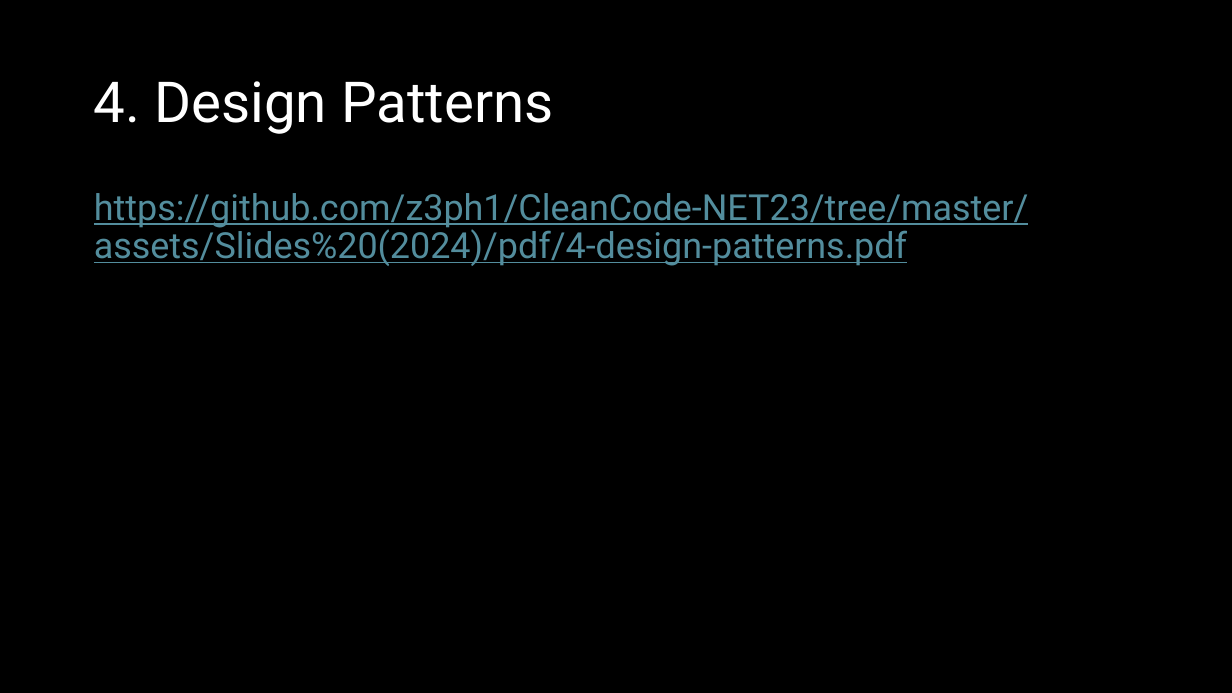
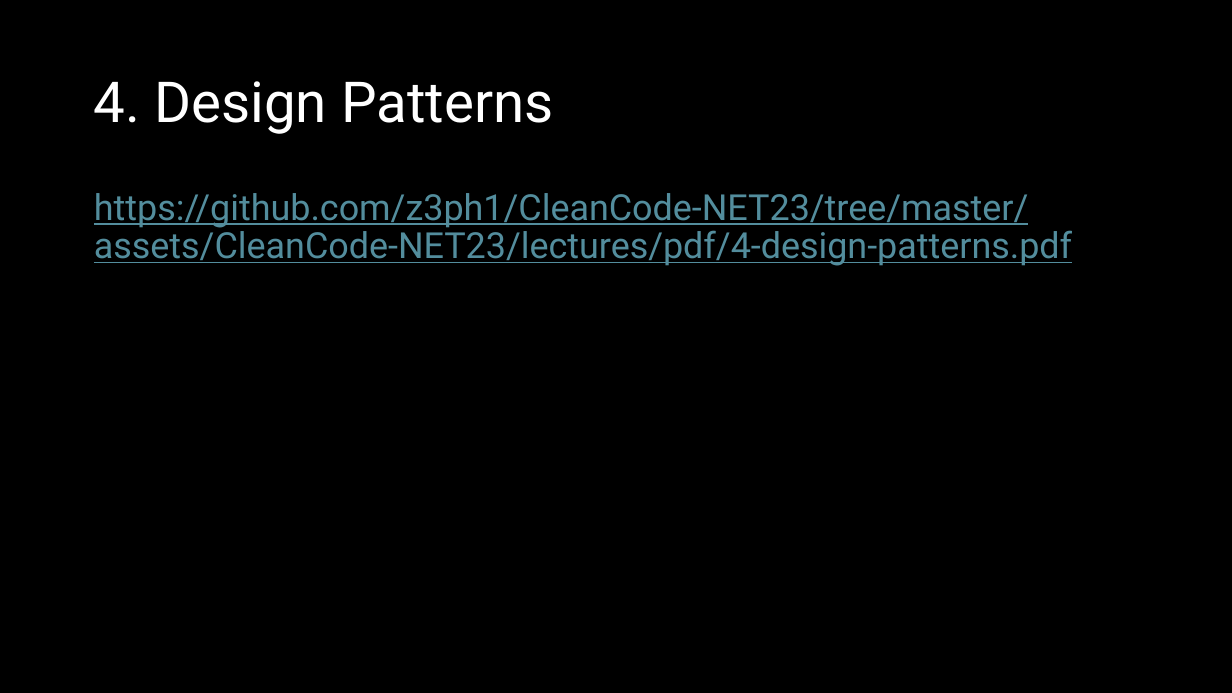
Before and after one commit to z3ph1/CleanCode-NET23, a slide deck: slide 9 of assets/CleanCode-NET23/lectures/pptx/0-clean-code.pptx. Drawn at 1232x693 pixels with LibreOffice and Linux fonts; fonts in the diff are those of the drawing. Boxes give left, top, right and bottom in pixels: in the first picture for what was removed or moved away, otherwise in the second. Text is boxed around its words. In the diff, an @@ line names an element or a change of style, - is before the commit and + after.

```diff
--- a/assets/CleanCode-NET23/lectures/pptx/0-clean-code.pptx
+++ b/assets/CleanCode-NET23/lectures/pptx/0-clean-code.pptx
@@ text at bbox=[94, 193, 1072, 266]: text changed @@
-https://github.com/z3ph1/CleanCode-NET23/tree/master/assets/Slides%20(2024)/pdf/4-design-patterns.pdf
+https://github.com/z3ph1/CleanCode-NET23/tree/master/assets/CleanCode-NET23/lectures/pdf/4-design-patterns.pdf
```
Also in this commit, not shown: 6 other slides changed, 5 other files.
